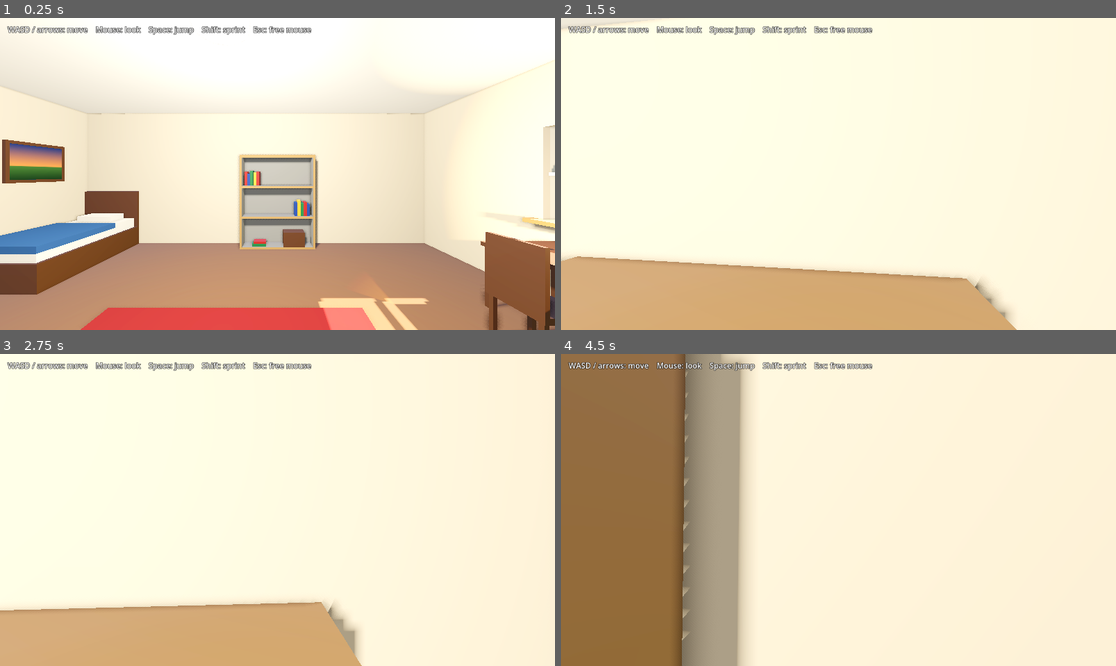
Above: before the commit, frames 1-4 (two rows, left to right).
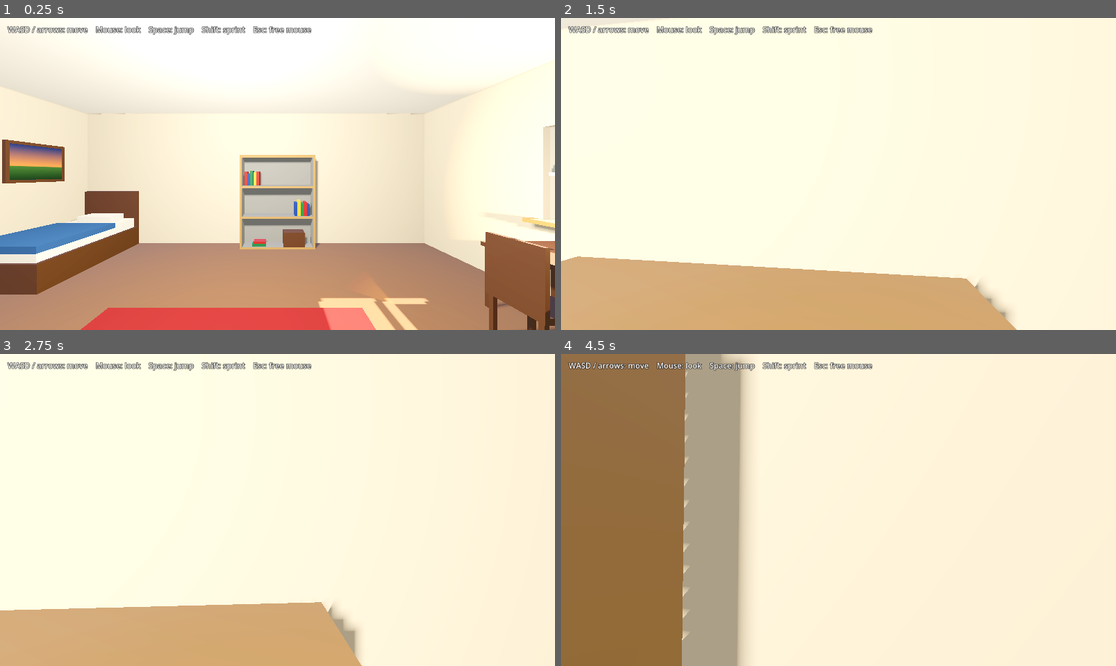
Above: after the commit, the same moments.

Repository: dackermanna1-star/code
Game: Godot game, scene res://main.tscn
Same seed, same stepped clock (60 frames per second), same inputs: the game is played once before the commit and once after it.
Inputs (mouse positions are in pixels of both pictures, inside the frame that each line leads up to):
- Up to frame 1 (0.25 s): no input
- Up to frame 2 (1.5 s): tap Enter at 0.5 s; move the mouse to (866, 174) at 0.52 s; hold Shift (sprint) 0.53-1.28 s; hold W (move_forward) from 0.53 s (still down); tap Space (jump) at 0.77 s; move the mouse to (810, 174) at 1.27 s; tap Shift (sprint) at 1.35 s
- Up to frame 3 (2.75 s): keep holding W (move_forward); tap Space (jump) at 1.52, 2 s; move the mouse to (288, 503) at 2.02 s; hold Shift (sprint) from 2.03 s (still down)
- Up to frame 4 (4.5 s): keep holding W (move_forward); move the mouse to (832, 516) at 2.77 s; release Shift (sprint) at 2.78 s; tap Shift (sprint) at 2.85, 4.35 s; tap Space (jump) at 3.02, 3.77 s; move the mouse to (877, 513) at 3.52 s; hold Shift (sprint) 3.53-4.28 s; tap Enter at 4.25 s; move the mouse to (794, 506) at 4.27 s

The runs differ from the first frame. In frame 1, 0.4% of the frame differs, in the area x 11-100%, y 43-100%; in frame 2, 0.4%; in frame 3, 0.3%; in frame 4, 2.9%, in the area x 20-26%, y 0-100%.

Commit message:
Use the Compatibility renderer for better Mac support
Switch the project from Forward+ (Vulkan/Metal) to the OpenGL
Compatibility renderer, which is more reliable on Macs, especially
older macOS releases. Drop SSAO since it is Forward+-only, bump the
version tag to 4.7, and add Mac crash troubleshooting to the README.

Co-Authored-By: Claude Opus 5.5 <noreply@anthropic.com>
Claude-Session: https://claude.ai/code/session_012bbVLqRtP9dUPL8FEL2UhQ

Diff:
--- a/little-room/main.tscn
+++ b/little-room/main.tscn
@@ -18,7 +18,6 @@
 ambient_light_color = Color(1, 0.95, 0.88, 1)
 ambient_light_energy = 0.35
 tonemap_mode = 2
-ssao_enabled = true
 glow_enabled = true
 
 [sub_resource type="StandardMaterial3D" id="mat_wall"]
--- a/little-room/project.godot
+++ b/little-room/project.godot
@@ -13,7 +13,7 @@
 config/name="Little Room"
 config/description="A tiny first-person room with a few basic props."
 run/main_scene="res://main.tscn"
-config/features=PackedStringArray("4.6", "Forward Plus")
+config/features=PackedStringArray("4.7", "GL Compatibility")
 
 [input]
 
@@ -54,4 +54,6 @@
 
 [rendering]
 
+renderer/rendering_method="gl_compatibility"
+renderer/rendering_method.mobile="gl_compatibility"
 anti_aliasing/quality/msaa_3d=2
Not shown, changed: little-room/README.md
